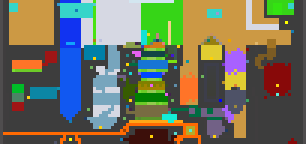
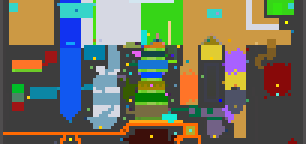
Layer changes from the first (306, 144) image to the second:
painted on "biome_map.png" over [81, 69, 198, 90]
